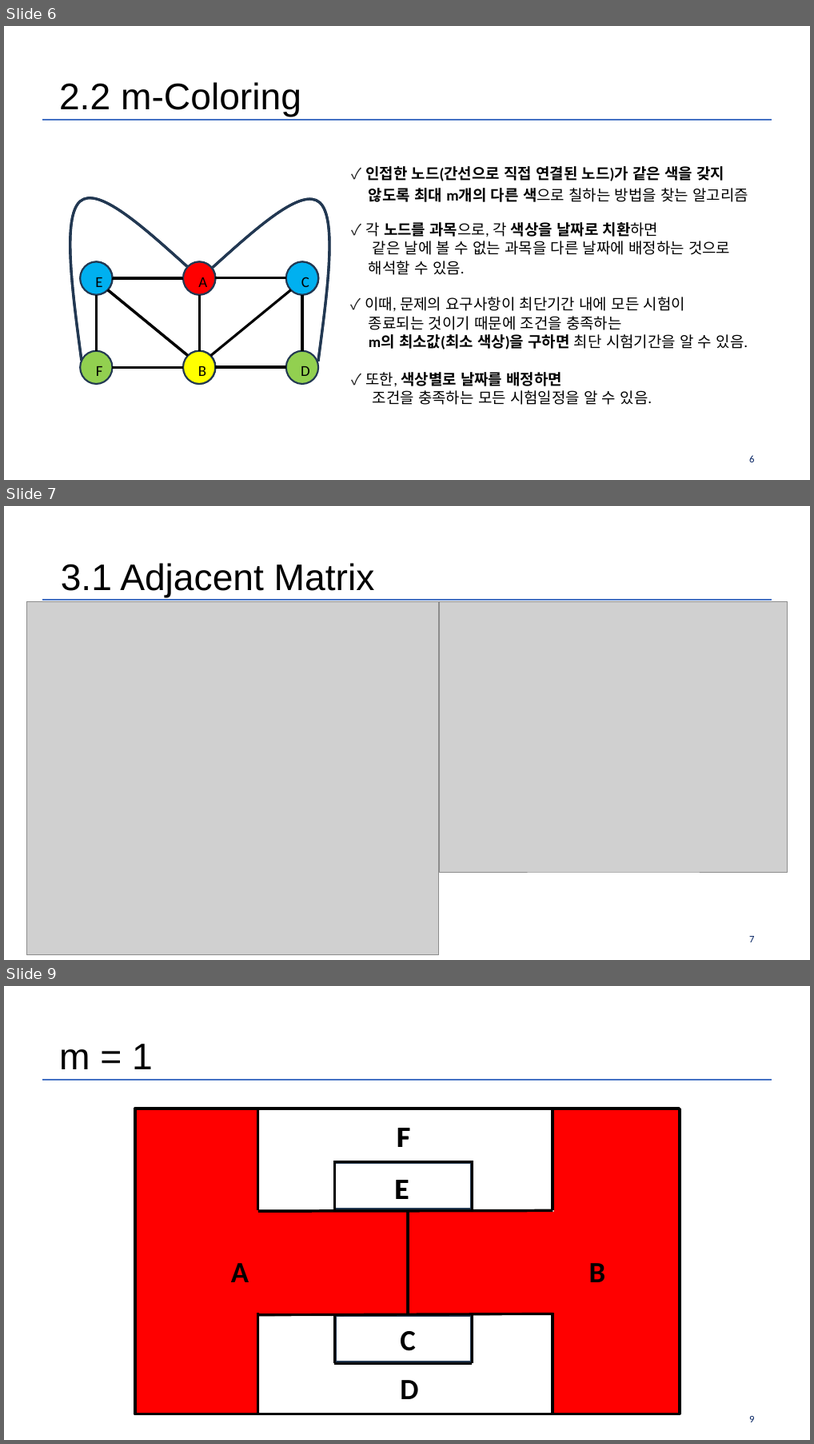
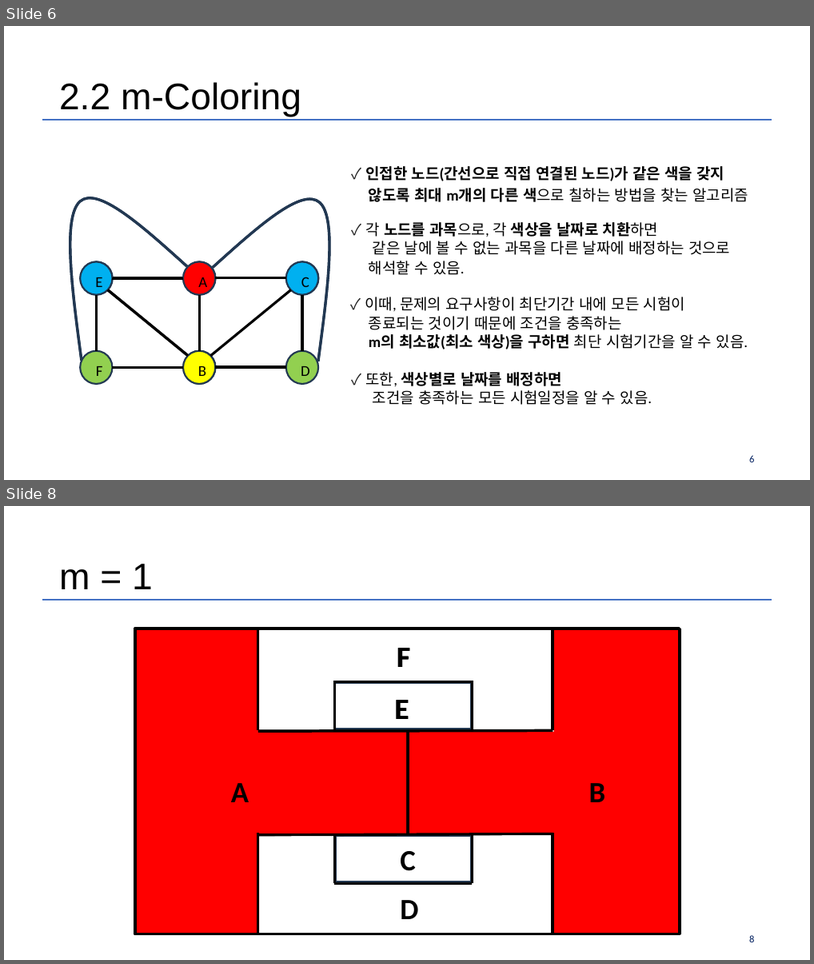
Before and after one commit to Much3m/Exam_Scheduler, a slide deck: MidtermPj_2018440017_김민석(발표용).pptx. Shown one above the other, each under a label of ours: slides 6, 7 and 9 before the commit, slides 6 and 8 after it; the slides between them are not shown. The pictures are 814x1444 and 814x964 pixels, drawn with LibreOffice and Linux fonts; fonts in the diff are those of the drawing; grey boxes stand for pictures; background and template pictures are left out. Boxes give left, top, right and bottom in pixels: in the first picture for what was removed or moved away, otherwise in the second. Text is boxed around its words. In the diff, an @@ line names an element or a change of style, - is before the commit and + after.

```diff
--- a/MidtermPj_2018440017_김민석(발표용).pptx
+++ b/MidtermPj_2018440017_김민석(발표용).pptx
@@ slide 7 removed at (x1=4, y1=506, x2=810, y2=960), background #FFFFFF; not listed: 1 template element that a slide beside it also shows @@
@@ text removed at (x1=61, y1=563, x2=375, y2=598) @@
-3.1 Adjacent Matrix
@@ picture removed at (x1=26, y1=601, x2=439, y2=955) @@
@@ picture removed at (x1=440, y1=601, x2=789, y2=872) @@
@@ page number removed at (x1=750, y1=936, x2=754, y2=942) @@
-7
@@ what was slide 9 is now slide 8 @@
@@ page number at (x1=750, y1=935, x2=754, y2=942): text changed @@
-9
+8
```
Also in this commit, not shown: 2 slides changed, 1 slide added, 1 other file.
